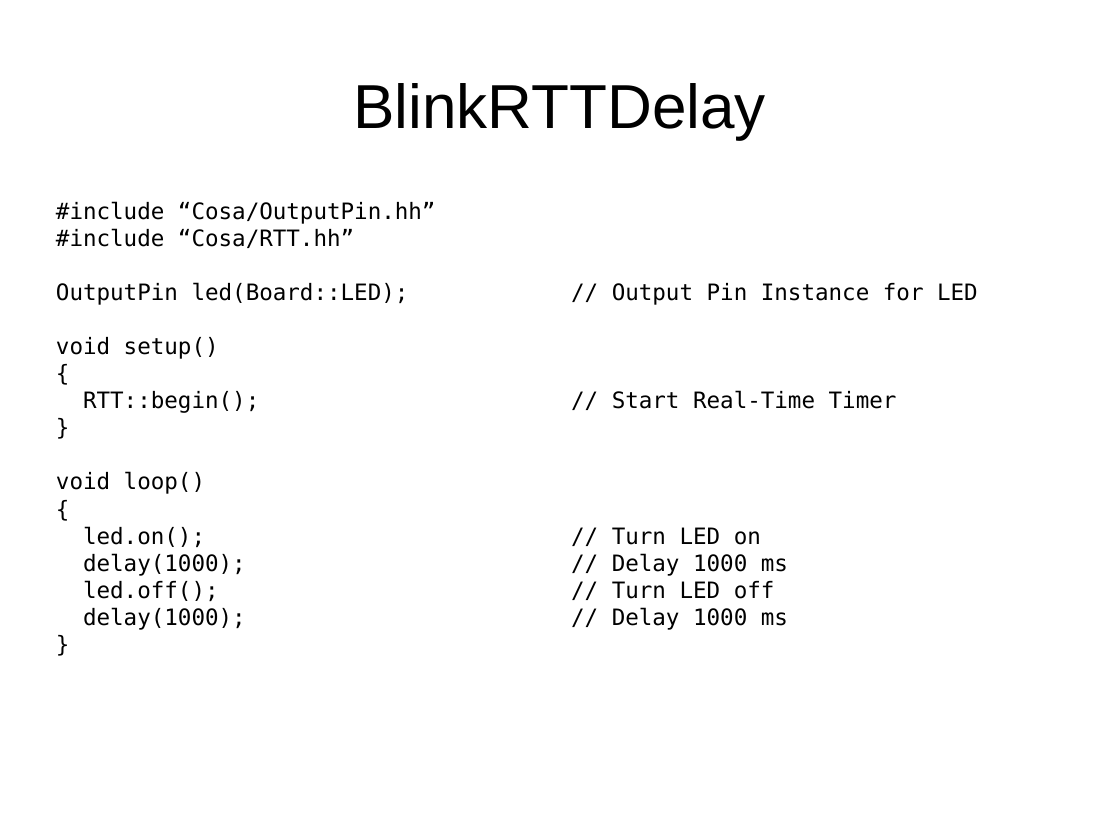
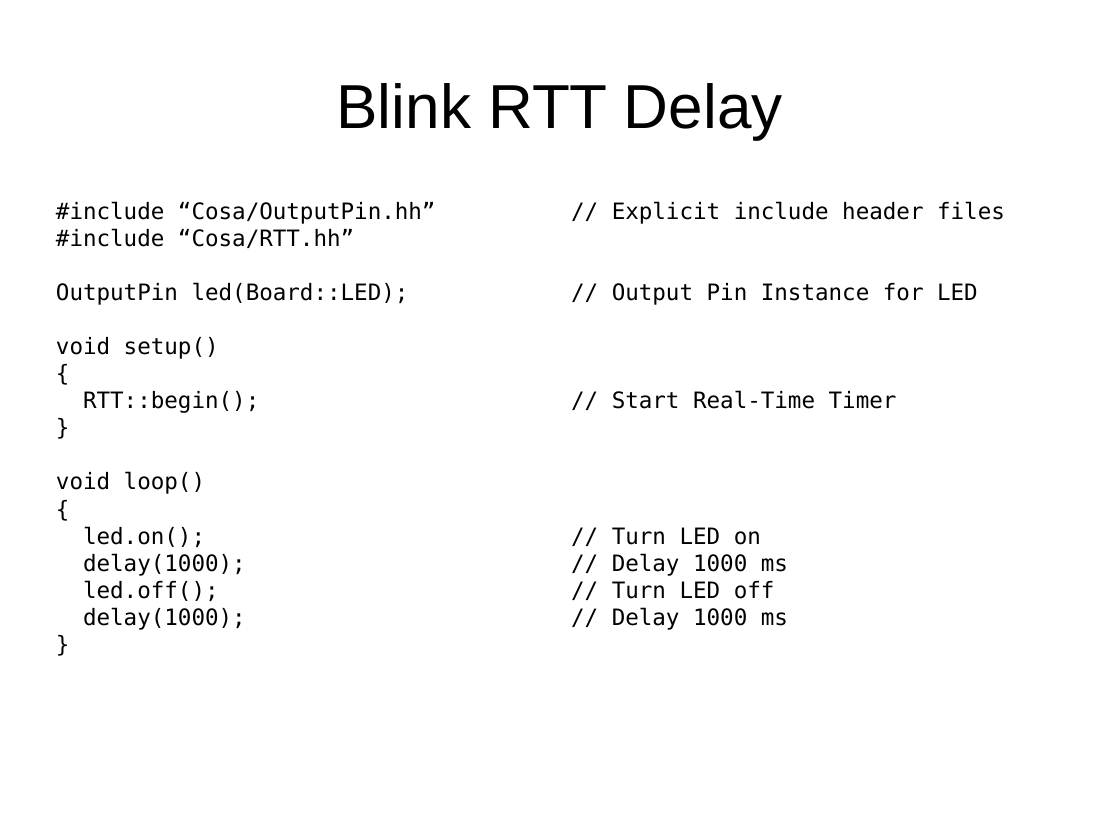
Before and after one commit to mikaelpatel/Cosa-Dolce, a slide deck: slide 12 of Lessons/00.Arduino-examples/01.Basics/Basics.odp (slide 9 before the commit). Drawn at 1120x840 pixels with LibreOffice and Linux fonts; fonts in the diff are those of the drawing. Boxes give left, top, right and bottom in pixels: in the first picture for what was removed or moved away, otherwise in the second. Text is boxed around its words. In the diff, an @@ line names an element or a change of style, - is before the commit and + after.

```diff
--- a/Lessons/00.Arduino-examples/01.Basics/Basics.odp
+++ b/Lessons/00.Arduino-examples/01.Basics/Basics.odp
@@ title at [337, 83, 783, 139]: spaces changed @@
-BlinkRTTDelay
+Blink RTT Delay
@@ text at [56, 201, 1005, 248]: text changed @@
-#include “Cosa/OutputPin.hh”
+#include “Cosa/OutputPin.hh” // Explicit include header files
```
Also in this commit, not shown: 10 other slides changed, 9 slides added, 3 slides removed, 7 other files.
